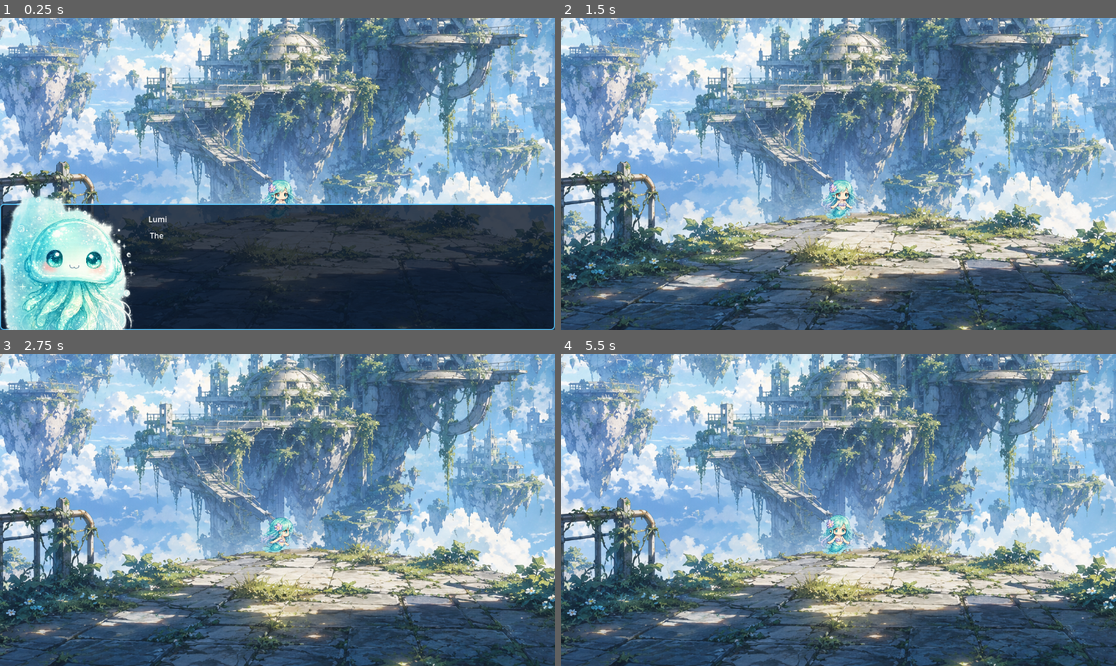
Above: before the commit, frames 1-4 (two rows, left to right).
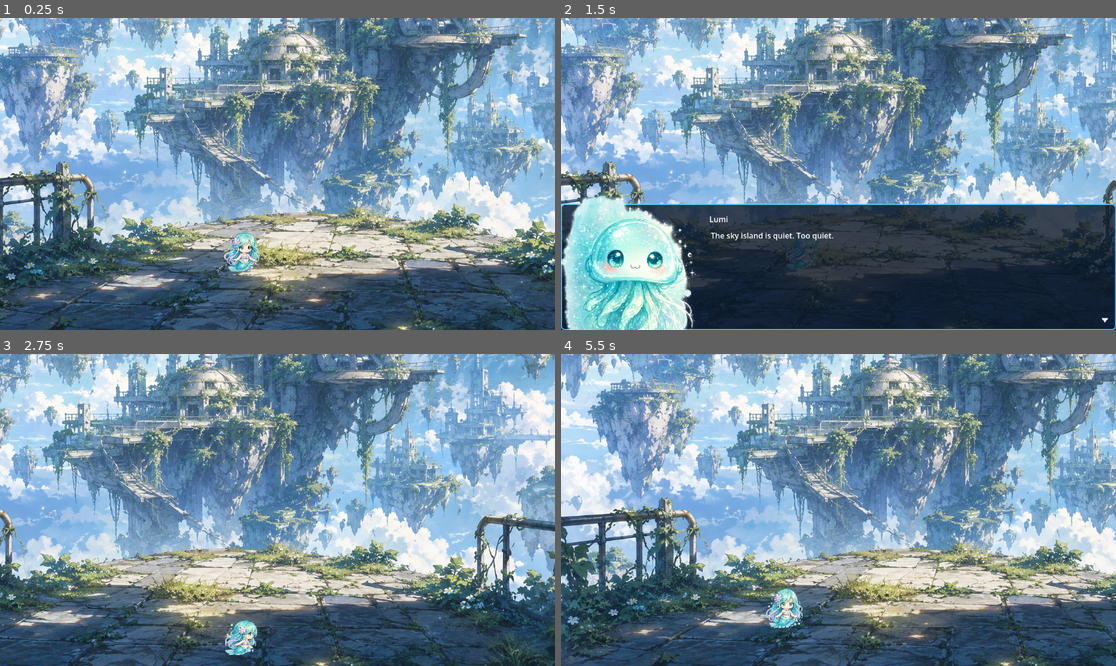
Above: after the commit, the same moments.

Repository: ZeppelinTsai/TheLastAria
Game: Godot game, scene res://scenes/world/act2_skyisland.tscn
The game is run twice, just before and just after one commit, with the same random seed, the same clock (stepped at 60 frames per second) and the same inputs. This scene is started directly instead of the project's main scene.
Inputs (mouse positions are in pixels of both pictures, inside the frame that each line leads up to):
- Up to frame 1 (0.25 s): no input
- Up to frame 2 (1.5 s): tap Enter (ui_accept) at 0.5, 0.77 s; move the mouse to (960, 158) at 0.52 s; hold Right (ui_right) 0.53-1.28 s; click (960, 158) at 0.67 s; move the mouse to (727, 189) at 1.27 s; hold Down (ui_down) from 1.28 s (still down); click (727, 189) at 1.42 s
- Up to frame 3 (2.75 s): tap Enter (ui_accept) at 1.52 s; move the mouse to (333, 441) at 2.02 s; release Down (ui_down) at 2.03 s; hold Right (ui_right) from 2.03 s (still down); click (333, 441) at 2.17 s
- Up to frame 4 (5.5 s): move the mouse to (810, 572) at 2.77 s; release Right (ui_right) at 2.78 s; hold Up (ui_up) 2.78-3.53 s; click (810, 572) at 2.92 s; tap Enter (ui_accept) at 3.02, 3.77, 4.52 s; move the mouse to (1005, 556) at 3.52 s; hold Left (ui_left) 3.53-5.03 s; click (1005, 556) at 3.67 s; move the mouse to (672, 463) at 4.27 s; click (672, 463) at 4.42 s; move the mouse to (866, 510) at 5.02 s; hold Down (ui_down) from 5.03 s (still down); click (866, 510) at 5.17 s

The runs differ from the first frame. In frame 1, 39% of the frame differs, in the area x 0-100%, y 51-100%; in frame 2, 74%; in frame 3, 78%, in the area x 0-100%, y 0-100%; in frame 4, 73%.

Commit message:
功能打通

Diff:
--- a/data/maps/act2_skyisland.json
+++ b/data/maps/act2_skyisland.json
@@ -5,34 +5,34 @@
   "dialogue_path": "res://data/dialogues/act2_skyisland.json",
   "music_context": "overworld",
   "walkable_polygons": [
-    [
-      [-436, 329],
-      [-191, 279],
-      [-25, 269],
-      [261, 296],
-      [454, 349],
-      [656, 420],
-      [768, 504],
-      [-765, 509],
-      [-764, 414]
-    ]
+	[
+	  [-422, 330],
+	  [-381, -216],
+	  [60, -302],
+	  [732, -143],
+	  [759, 278],
+	  [782, 387],
+	  [782, 505],
+	  [-751, 510],
+	  [-750, 415]
+	]
   ],
   "events": [
-    {
-      "id": "intro",
-      "type": "dialogue",
-      "dialogue_id": "skyisland_intro",
-      "flag_name": "act2_skyisland_intro_seen",
-      "position": [-106, 241],
-      "radius": 80
-    },
-    {
-      "id": "exit",
-      "type": "scene_exit",
-      "target_scene": "res://scenes/world/act2_skyisland_core.tscn",
-      "location_title": "空島・能源核心",
-      "position": [626, 244],
-      "radius": 80
-    }
+	{
+	  "id": "intro",
+	  "type": "dialogue",
+	  "dialogue_id": "skyisland_intro",
+	  "flag_name": "act2_skyisland_intro_seen_test",
+	  "position": [-179, 376],
+	  "radius": 80
+	},
+	{
+	  "id": "exit",
+	  "type": "scene_exit",
+	  "target_scene": "res://scenes/world/act2_skyisland_core.tscn",
+	  "location_title": "空島・能源核心",
+	  "position": [553, 379],
+	  "radius": 80
+	}
   ]
 }
--- a/scenes/main.tscn
+++ b/scenes/main.tscn
@@ -2,7 +2,7 @@
 
 [ext_resource type="Script" uid="uid://dnlfxaspt45dm" path="res://scenes/main.gd" id="1_0wfyh"]
 [ext_resource type="Script" uid="uid://b12dyjrtbc0s5" path="res://scenes/player.gd" id="1_o5qli"]
-[ext_resource type="Texture2D" uid="uid://bnsiaul2hhrqy" path="res://img/bg/ChatGPT Image 2026年5月31日 上午02_23_09.png" id="2_tefeu"]
+[ext_resource type="Texture2D" uid="uid://dxp8k0y75vfds" path="res://img/sunken_city.png" id="2_tefeu"]
 [ext_resource type="AudioStream" uid="uid://dkyvtknblt5m8" path="res://audio/sfx/468927__malakme__medium-text-blip.ogg" id="3_sugp2"]
 [ext_resource type="Texture2D" uid="uid://c6b42pu58oyrr" path="res://img/sprite/lyra/lyra.png" id="4_o6xl0"]
 [ext_resource type="Texture2D" uid="uid://dpym7g6m8qpp" path="res://img/sprite/lumi/lumi.png" id="7_o6xl0"]
@@ -214,6 +214,9 @@
 [node name="CollisionShape2D" type="CollisionShape2D" parent="Player" unique_id=2024028112]
 position = Vector2(-84, 90)
 shape = SubResource("RectangleShape2D_sgp6g")
+
+[node name="FootPoint" type="Marker2D" parent="Player"]
+position = Vector2(-84, 104)
 
 [node name="Camera2D" type="Camera2D" parent="Player" unique_id=1547181586]
 limit_left = -768
@@ -332,7 +335,7 @@
 collision_layer = 2
 
 [node name="AnimatedSprite2D" type="AnimatedSprite2D" parent="Lumi" unique_id=750207343]
-position = Vector2(-70.99999, 283)
+position = Vector2(-198, 391)
 scale = Vector2(0.2, 0.2)
 sprite_frames = SubResource("SpriteFrames_og1vs")
 animation = &"idle_down"
@@ -340,7 +343,7 @@
 frame_progress = 0.1988391
 
 [node name="CollisionShape2D" type="CollisionShape2D" parent="Lumi" unique_id=257402283]
-position = Vector2(-74, 282)
+position = Vector2(-198, 392)
 shape = SubResource("CircleShape2D_2wyq8")
 
 [node name="OrionTrigger" type="Area2D" parent="." unique_id=473166322]
@@ -367,9 +370,6 @@
 
 [node name="WalkableArea" type="Area2D" parent="." unique_id=437339676]
 
-[node name="CollisionPolygon2D" type="CollisionPolygon2D" parent="WalkableArea" unique_id=550447368]
-polygon = PackedVector2Array(-748, 389, -529, 336, -132, 270, 108, 270, 504, 348, 747, 424, 751, 484, -751, 488)
-
 [connection signal="body_entered" from="Lumi" to="." method="_on_lumi_body_entered"]
 [connection signal="body_exited" from="Lumi" to="." method="_on_lumi_body_exited"]
 [connection signal="body_entered" from="OrionTrigger" to="." method="_on_orion_trigger_body_entered"]
--- a/scenes/player.gd
+++ b/scenes/player.gd
@@ -2,6 +2,7 @@
 
 const SPEED = 200.0
 const ARRIVE_DISTANCE = 6.0
+const WALKABLE_INSET_DISTANCE = 8.0
 
 @export var walkable_area: Area2D
 
@@ -11,6 +12,11 @@
 var target_position: Vector2
 
 @onready var anim = $AnimatedSprite2D
+@onready var foot_point: Node2D = get_node_or_null("FootPoint")
+@onready var collision_shape: CollisionShape2D = get_node_or_null("CollisionShape2D")
+
+func _ready() -> void:
+	call_deferred("pull_inside_walkable_area")
 
 func _input(event):
 	if not can_move:
@@ -40,10 +46,12 @@
 	velocity = direction * SPEED
 	move_and_slide()
 
-	if walkable_area and not is_inside_walkable_area(global_position):
-		global_position = before_move
-		velocity = Vector2.ZERO
-		auto_move = false
+	if walkable_area:
+		if not is_walkable_body_inside_area():
+			global_position = before_move
+			velocity = Vector2.ZERO
+			auto_move = false
+			pull_inside_walkable_area()
 
 	update_animation(direction)
 
@@ -96,7 +104,142 @@
 	return false
 
 
+func get_walkable_check_position() -> Vector2:
+	if collision_shape and collision_shape.shape:
+		return collision_shape.to_global(_get_collision_shape_bottom_point())
+
+	if foot_point:
+		return foot_point.global_position
+
+	return global_position
+
+
+func _get_collision_shape_bottom_point() -> Vector2:
+	var shape := collision_shape.shape
+	if shape is RectangleShape2D:
+		var rectangle := shape as RectangleShape2D
+		return Vector2(0.0, rectangle.size.y * 0.5)
+	if shape is CircleShape2D:
+		var circle := shape as CircleShape2D
+		return Vector2(0.0, circle.radius)
+	if shape is CapsuleShape2D:
+		var capsule := shape as CapsuleShape2D
+		return Vector2(0.0, capsule.height * 0.5)
+
+	return Vector2.ZERO
+
+
+func is_walkable_body_inside_area() -> bool:
+	if not walkable_area:
+		return true
+
+	for point in get_walkable_sample_points():
+		if not is_inside_walkable_area(point):
+			return false
+
+	return true
+
+
+func get_walkable_sample_points() -> Array[Vector2]:
+	if collision_shape and collision_shape.shape:
+		return _get_collision_shape_sample_points()
+
+	if foot_point:
+		return [foot_point.global_position]
+
+	return [global_position]
+
+
+func _get_collision_shape_sample_points() -> Array[Vector2]:
+	var shape := collision_shape.shape
+	var local_points: Array[Vector2] = []
+
+	if shape is RectangleShape2D:
+		var rectangle := shape as RectangleShape2D
+		var half_size: Vector2 = rectangle.size * 0.5
+		local_points = [
+			Vector2(-half_size.x, -half_size.y),
+			Vector2(half_size.x, -half_size.y),
+			Vector2(half_size.x, half_size.y),
+			Vector2(-half_size.x, half_size.y),
+			Vector2(0.0, -half_size.y),
+			Vector2(half_size.x, 0.0),
+			Vector2(0.0, half_size.y),
+			Vector2(-half_size.x, 0.0),
+			Vector2.ZERO
+		]
+	elif shape is CircleShape2D:
+		var circle := shape as CircleShape2D
+		var radius: float = circle.radius
+		local_points = [Vector2.ZERO]
+		for i in range(8):
+			var angle := TAU * float(i) / 8.0
+			local_points.append(Vector2(cos(angle), sin(angle)) * radius)
+	elif shape is CapsuleShape2D:
+		var capsule := shape as CapsuleShape2D
+		var half_width: float = capsule.radius
+		var half_height: float = capsule.height * 0.5
+		local_points = [
+			Vector2(-half_width, -half_height),
+			Vector2(half_width, -half_height),
+			Vector2(half_width, half_height),
+			Vector2(-half_width, half_height),
+			Vector2(0.0, -half_height),
+			Vector2(0.0, half_height),
+			Vector2.ZERO
+		]
+	else:
+		local_points = [_get_collision_shape_bottom_point()]
+
+	var global_points: Array[Vector2] = []
+	for point in local_points:
+		global_points.append(collision_shape.to_global(point))
+
+	return global_points
+
+
 func get_nearest_walkable_point(point: Vector2) -> Vector2:
+	return _get_nearest_walkable_point(point, 0.0)
+
+
+func pull_inside_walkable_area() -> void:
+	if not walkable_area:
+		return
+
+	if is_walkable_body_inside_area():
+		return
+
+	for _attempt in range(4):
+		var correction := _get_walkable_body_correction()
+		if correction == Vector2.ZERO:
+			break
+
+		global_position += correction
+		if is_walkable_body_inside_area():
+			break
+
+	target_position = global_position
+	auto_move = false
+
+
+func _get_walkable_body_correction() -> Vector2:
+	var total_correction := Vector2.ZERO
+	var correction_count := 0
+
+	for point in get_walkable_sample_points():
+		if is_inside_walkable_area(point):
+			continue
+
+		total_correction += _get_nearest_walkable_point(point, WALKABLE_INSET_DISTANCE) - point
+		correction_count += 1
+
+	if correction_count == 0:
+		return Vector2.ZERO
+
+	return total_correction / float(correction_count)
+
+
+func _get_nearest_walkable_point(point: Vector2, inset_distance: float) -> Vector2:
 	if is_inside_walkable_area(point):
 		return point
 
@@ -106,11 +249,18 @@
 	for polygon_node in walkable_area.get_children():
 		if polygon_node is CollisionPolygon2D:
 			var points = polygon_node.polygon
+			if points.size() < 3:
+				continue
+
+			var polygon_center := _get_polygon_global_center(points)
 
 			for i in range(points.size()):
 				var a = walkable_area.to_global(points[i])
 				var b = walkable_area.to_global(points[(i + 1) % points.size()])
 				var candidate = get_closest_point_on_segment(point, a, b)
+				if inset_distance > 0.0:
+					candidate = candidate.move_toward(polygon_center, inset_distance)
+
 				var distance = point.distance_to(candidate)
 
 				if distance < best_distance:
@@ -118,6 +268,14 @@
 					best_point = candidate
 
 	return best_point
+
+
+func _get_polygon_global_center(points: PackedVector2Array) -> Vector2:
+	var total := Vector2.ZERO
+	for point in points:
+		total += walkable_area.to_global(point)
+
+	return total / float(points.size())
 
 
 func get_closest_point_on_segment(point: Vector2, a: Vector2, b: Vector2) -> Vector2:
--- a/scenes/world/act2_skyisland.tscn
+++ b/scenes/world/act2_skyisland.tscn
@@ -9,7 +9,7 @@
 [ext_resource type="AudioStream" uid="uid://dkyvtknblt5m8" path="res://audio/sfx/468927__malakme__medium-text-blip.ogg" id="5_vewyr"]
 
 [sub_resource type="RectangleShape2D" id="RectangleShape2D_intro"]
-size = Vector2(180, 140)
+size = Vector2(224, 124)
 
 [sub_resource type="RectangleShape2D" id="RectangleShape2D_exit"]
 size = Vector2(80, 120)
@@ -151,16 +151,17 @@
 [node name="EventRoot" type="Node2D" parent="." unique_id=1349173413]
 
 [node name="IntroTrigger" type="Area2D" parent="EventRoot" unique_id=1844419983]
-position = Vector2(-106, 241)
+position = Vector2(-179, 376)
 script = ExtResource("2_event")
 dialogue_id = "skyisland_intro"
-flag_name = "act2_skyisland_intro_seen"
+flag_name = "act2_skyisland_intro_seen_test"
 
 [node name="CollisionShape2D" type="CollisionShape2D" parent="EventRoot/IntroTrigger" unique_id=2015797546]
+position = Vector2(215, -167)
 shape = SubResource("RectangleShape2D_intro")
 
 [node name="ExitTrigger" type="Area2D" parent="EventRoot" unique_id=767568797]
-position = Vector2(626, 244)
+position = Vector2(553, 379)
 script = ExtResource("3_exit")
 target_scene = "res://scenes/world/act2_skyisland_core.tscn"
 location_title = "空島・能源核心"
@@ -174,17 +175,21 @@
 walkable_area = NodePath("../WalkableArea")
 
 [node name="CollisionShape2D" type="CollisionShape2D" parent="Player" unique_id=2024028112]
-position = Vector2(1.5, 21.5)
+position = Vector2(-73, 135)
 shape = SubResource("RectangleShape2D_sgp6g")
+
+[node name="FootPoint" type="Marker2D" parent="Player" unique_id=1060826215]
+position = Vector2(-73, 149)
 
 [node name="Camera2D" type="Camera2D" parent="Player" unique_id=1547181586]
 limit_left = -768
 limit_top = -512
 limit_right = 768
 limit_bottom = 512
+metadata/_edit_lock_ = true
 
 [node name="AnimatedSprite2D" type="AnimatedSprite2D" parent="Player" unique_id=516352408]
-position = Vector2(5.9604645e-08, -0.9999999)
+position = Vector2(-74.99999, 108.99999)
 scale = Vector2(0.2657143, 0.2657143)
 sprite_frames = SubResource("SpriteFrames_0ld40")
 animation = &"walk_down"
@@ -266,4 +271,5 @@
 [node name="WalkableArea" type="Area2D" parent="." unique_id=280883501]
 
 [node name="CollisionPolygon2D" type="CollisionPolygon2D" parent="WalkableArea" unique_id=1804364667]
-polygon = PackedVector2Array(-436, 329, -191, 279, -25, 269, 261, 296, 454, 349, 656, 420, 768, 504, -765, 509, -764, 414)
+polygon = PackedVector2Array(-422, 330, -381, -216, 60, -302, 732, -143, 759, 278, 782, 387, 782, 505, -751, 510, -750, 415)
+metadata/_edit_lock_ = true
--- a/scenes/world/act2_skyisland_core.tscn
+++ b/scenes/world/act2_skyisland_core.tscn
@@ -150,6 +150,9 @@
 [node name="CollisionShape2D" type="CollisionShape2D" parent="Player"]
 position = Vector2(1.5, 21.5)
 shape = SubResource("RectangleShape2D_player")
+
+[node name="FootPoint" type="Marker2D" parent="Player"]
+position = Vector2(1.5, 35)
 
 [node name="Camera2D" type="Camera2D" parent="Player"]
 limit_left = -768
--- a/scripts/world/EventTrigger.gd
+++ b/scripts/world/EventTrigger.gd
@@ -9,10 +9,18 @@
 func _ready() -> void:
 	body_entered.connect(_on_body_entered)
 
+func _physics_process(_delta: float) -> void:
+	var player := get_tree().current_scene.get_node_or_null("Player") if get_tree().current_scene else null
+	if player and _is_player_inside_trigger(player):
+		_try_trigger(player)
+
 func _on_body_entered(body: Node2D) -> void:
 	if body.name != "Player":
 		return
 
+	_try_trigger(body)
+
+func _try_trigger(body: Node2D) -> void:
 	if trigger_once and _has_triggered:
 		return
 
@@ -24,8 +32,54 @@
 		push_warning("EventTrigger could not find start_dialog on the current scene root.")
 		return
 
+	print("EventTrigger started dialogue: %s" % dialogue_id)
 	scene_root.start_dialog(dialogue_id)
 	_has_triggered = true
 
 	if flag_name != "":
 		SaveManager.set_flag(flag_name)
+
+func _is_player_inside_trigger(player: Node) -> bool:
+	for point in _get_player_trigger_points(player):
+		if _contains_global_point(point):
+			return true
+
+	return false
+
+func _get_player_trigger_points(player: Node) -> Array[Vector2]:
+	var points: Array[Vector2] = []
+	if player is Node2D:
+		points.append(player.global_position)
+	if player.has_method("get_walkable_sample_points"):
+		points.append_array(player.get_walkable_sample_points())
+	elif player.has_method("get_walkable_check_position"):
+		points.append(player.get_walkable_check_position())
+
+	return points
+
+func _contains_global_point(point: Vector2) -> bool:
+	for child in get_children():
+		if child is CollisionShape2D and child.shape:
+			if _shape_contains_global_point(child, point):
+				return true
+
+	return false
+
+func _shape_contains_global_point(collision: CollisionShape2D, point: Vector2) -> bool:
+	var shape := collision.shape
+	var local_point := collision.to_local(point)
+
+	if shape is CircleShape2D:
+		var circle := shape as CircleShape2D
+		return local_point.length() <= circle.radius
+	if shape is RectangleShape2D:
+		var rectangle := shape as RectangleShape2D
+		var half_size: Vector2 = rectangle.size * 0.5
+		return abs(local_point.x) <= half_size.x and abs(local_point.y) <= half_size.y
+	if shape is CapsuleShape2D:
+		var capsule := shape as CapsuleShape2D
+		var half_height: float = capsule.height * 0.5
+		var clamped_y: float = clamp(local_point.y, -half_height, half_height)
+		return Vector2(local_point.x, local_point.y - clamped_y).length() <= capsule.radius
+
+	return false
--- a/scripts/world/SceneExitTrigger.gd
+++ b/scripts/world/SceneExitTrigger.gd
@@ -9,10 +9,18 @@
 func _ready() -> void:
 	body_entered.connect(_on_body_entered)
 
+func _physics_process(_delta: float) -> void:
+	var player := get_tree().current_scene.get_node_or_null("Player") if get_tree().current_scene else null
+	if player and _is_player_inside_trigger(player):
+		_try_trigger(player)
+
 func _on_body_entered(body: Node2D) -> void:
 	if body.name != "Player":
 		return
 
+	_try_trigger(body)
+
+func _try_trigger(_body: Node2D) -> void:
 	if _is_triggering:
 		return
 
@@ -23,3 +31,48 @@
 
 	_is_triggering = true
 	await SceneTransition.go(scene_path, location_title)
+
+func _is_player_inside_trigger(player: Node) -> bool:
+	for point in _get_player_trigger_points(player):
+		if _contains_global_point(point):
+			return true
+
+	return false
+
+func _get_player_trigger_points(player: Node) -> Array[Vector2]:
+	var points: Array[Vector2] = []
+	if player is Node2D:
+		points.append(player.global_position)
+	if player.has_method("get_walkable_sample_points"):
+		points.append_array(player.get_walkable_sample_points())
+	elif player.has_method("get_walkable_check_position"):
+		points.append(player.get_walkable_check_position())
+
+	return points
+
+func _contains_global_point(point: Vector2) -> bool:
+	for child in get_children():
+		if child is CollisionShape2D and child.shape:
+			if _shape_contains_global_point(child, point):
+				return true
+
+	return false
+
+func _shape_contains_global_point(collision: CollisionShape2D, point: Vector2) -> bool:
+	var shape := collision.shape
+	var local_point := collision.to_local(point)
+
+	if shape is CircleShape2D:
+		var circle := shape as CircleShape2D
+		return local_point.length() <= circle.radius
+	if shape is RectangleShape2D:
+		var rectangle := shape as RectangleShape2D
+		var half_size: Vector2 = rectangle.size * 0.5
+		return abs(local_point.x) <= half_size.x and abs(local_point.y) <= half_size.y
+	if shape is CapsuleShape2D:
+		var capsule := shape as CapsuleShape2D
+		var half_height: float = capsule.height * 0.5
+		var clamped_y: float = clamp(local_point.y, -half_height, half_height)
+		return Vector2(local_point.x, local_point.y - clamped_y).length() <= capsule.radius
+
+	return false
